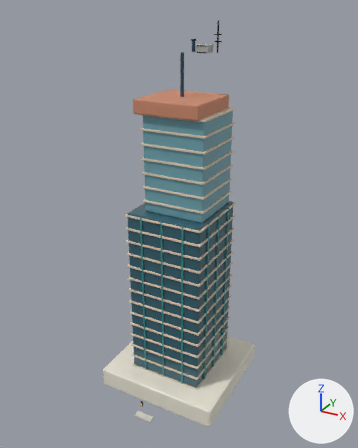
One commit to the glTF model assets/models/realistic/RES_TOWER_3x3_002.glb: the scene before it, then after it.
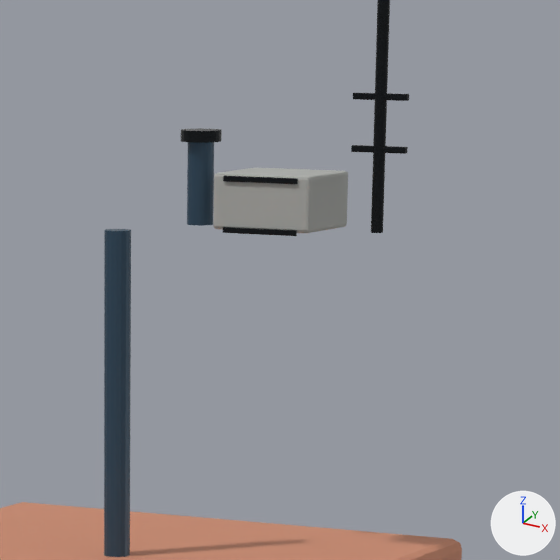
Each version is shown whole from a camera (50 mm lens) standing at (7.58, -13.99, 13.41) and looking at (0.07, -0.33, 6.58), then close up on the part from 46% to 68% of the width and 5% to 22% of the height. Every picture has the same lights, and +X, +Y and +Z are marked at lower right. The older version's two pictures come first. Objects named as collision shapes, trigger or cutter boxes, shadow casters or lower levels of detail are left out. Where no turn or scale is listed for an object, it has been applied to the vertices. Vertices at exactly the same position are counted once.

The scene before the commit, as lines of its bpy script (objects in view):
```python
me_cube = bpy.data.meshes.new('Cube')
me_cube.from_pydata(...)  # 2696 vertices, 5196 faces; spans x -2.28..2.28, y -2.94..2.14, z -0.38..12.65
me_cube.materials.append(mat_focus_real_paper)  # white #eae5d6
me_cube.materials.append(mat_focus_real_glass_dark)  # dark cyan #35616f
me_cube.materials.append(mat_focus_real_glass)  # cyan #6fa4af
me_cube.materials.append(mat_focus_real_cream)  # beige #dacbb5
me_cube.materials.append(mat_focus_real_teal)  # cyan #3c9593
me_cube.materials.append(mat_focus_real_terracotta_light)  # orange #ca896c
me_cube.materials.append(mat_focus_real_navy)  # dark blue #355065
me_cube.materials.append(mat_focus_real_black)  # black #1d2124
me_cube.materials.append(mat_focus_real_window_warm)  # orange #eab86f
me_cube.materials.append(mat_focus_real_concrete_light)  # light grey #cecbc2
me_cube.materials.append(mat_focus_real_concrete)  # grey #adafac
ob_res_tower_3x3_002_visual = bpy.data.objects.new('RES_TOWER_3x3_002_Visual', me_cube)
ob_res_tower_3x3_002_visual.location = (0.0, 0.0, 0.375)
```
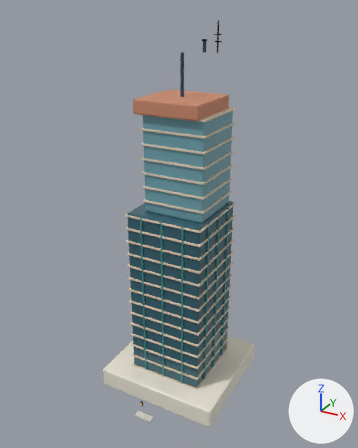
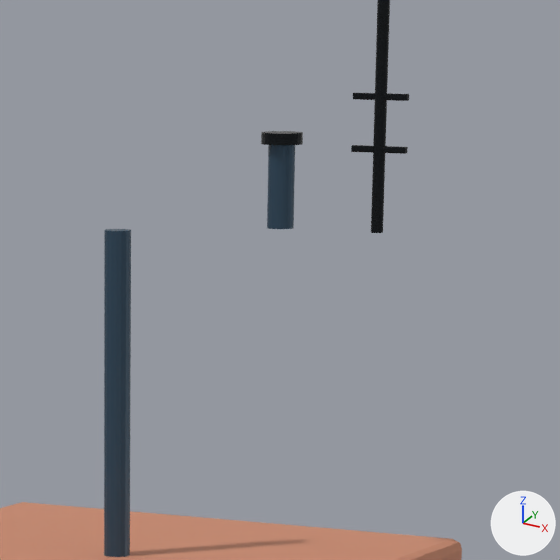
Diff of the bpy script that builds the scene:
```diff
--- a/assets/models/realistic/RES_TOWER_3x3_002.glb.py
+++ b/assets/models/realistic/RES_TOWER_3x3_002.glb.py
@@ me_cube @@
 # used by ob_res_tower_3x3_002_visual; location = (0.0, 0.0, 0.375)
-me_cube.from_pydata(...)  # 2696 vertices, 5196 faces; spans x -2.28..2.28, y -2.94..2.14, z -0.38..12.65
+me_cube.from_pydata(...)  # 2528 vertices, 4872 faces; spans x -2.28..2.28, y -2.94..2.14, z -0.38..12.65
+# me_cube part 1: the loose piece of 56 vertices spanning x 0.38..0.71, y 0.21..0.22, z 11.94..11.96 is deleted
+# me_cube part 2: the loose piece of 56 vertices spanning x 0.33..0.77, y 0.22..0.6, z 11.75..11.97 is deleted
+# me_cube part 3: the loose piece of 48 vertices spanning x 0.09..0.26, y 0.32..0.49, z 12.08..12.12 is deleted
+# me_cube part 4
+# 52 vertices are removed from x 0.38..0.71, y 0.21..0.22, z 11.74..11.76
+# 108 faces are deleted
+# 32 vertices in x 0.12..0.23, y 0.35..0.46, z 11.75..12.09 move by (0.37, 0.0, 0.0)
+# 16 vertices in x 0.12..0.17, y 0.35..0.46, z 11.75..12.09 move by (0.38, 0.0, 0.0)
+# 4 vertices move from x 0.38..0.71, y 0.21..0.22, z 11.74..11.76 to x 0.46..0.63, y 0.32..0.43, z 12.08..12.12
+# 27 vertices are added at x 0.46..0.63, y 0.32..0.49, z 12.08..12.12
+# 17 new vertices lie (0.0, 0.0, 0.04) away from vertices in x 0.38..0.62, y 0.22..0.49, z 11.74..12.08
+# 92 new faces join them, mat_focus_real_black (black #1d2124)
 me_cube.materials.append(mat_focus_real_paper)
@@ me_cube @@
 me_cube.materials.append(mat_focus_real_concrete_light)
-me_cube.materials.append(mat_focus_real_concrete)  # grey #adafac
```

Location of each change, (x1, y1, x2, y2) in pixels of the close-ups (560 x 560 px; the box of a moved part takes in the faces that stretch with it):
part 1 of me_cube, deleted (black)
    before: (223, 176, 298, 184)
part 2 of me_cube, deleted
    before: (213, 167, 348, 233)
part 3 of me_cube, deleted (black)
    before: (181, 128, 222, 143)
part 4 of me_cube, moved or reshaped
    before: (187, 142, 297, 236)
    after: (261, 131, 303, 229)
